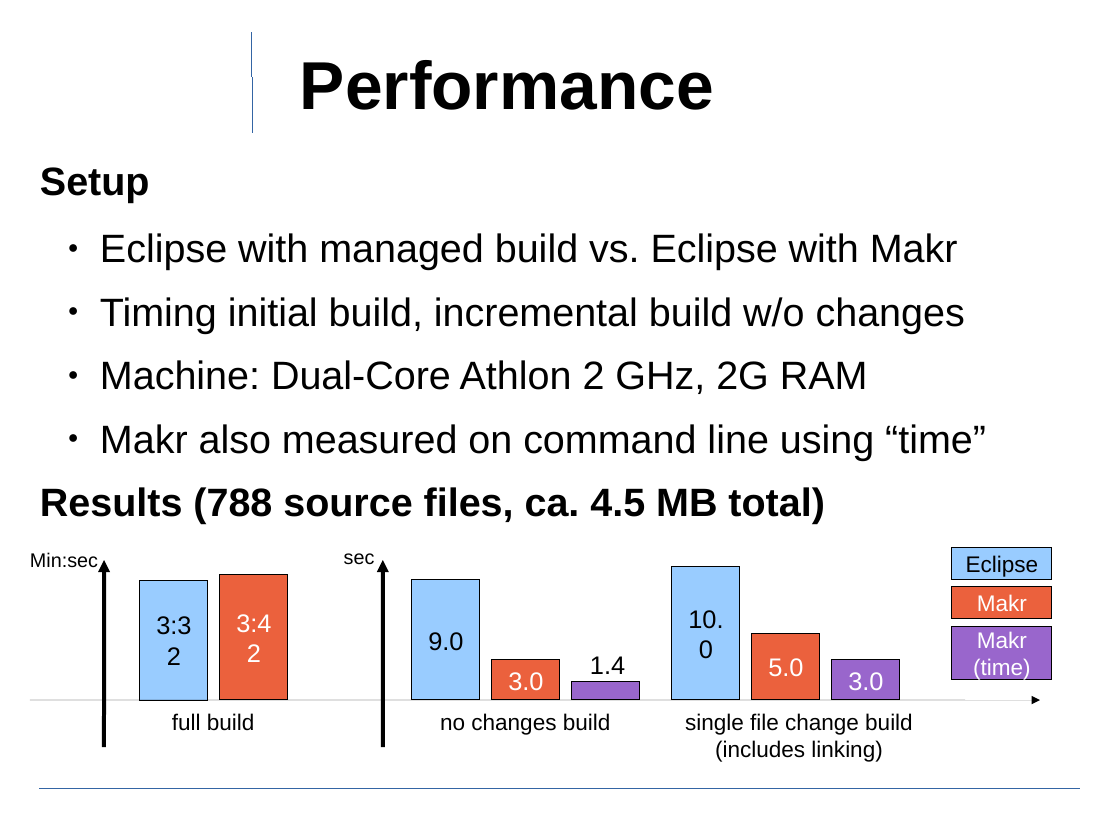
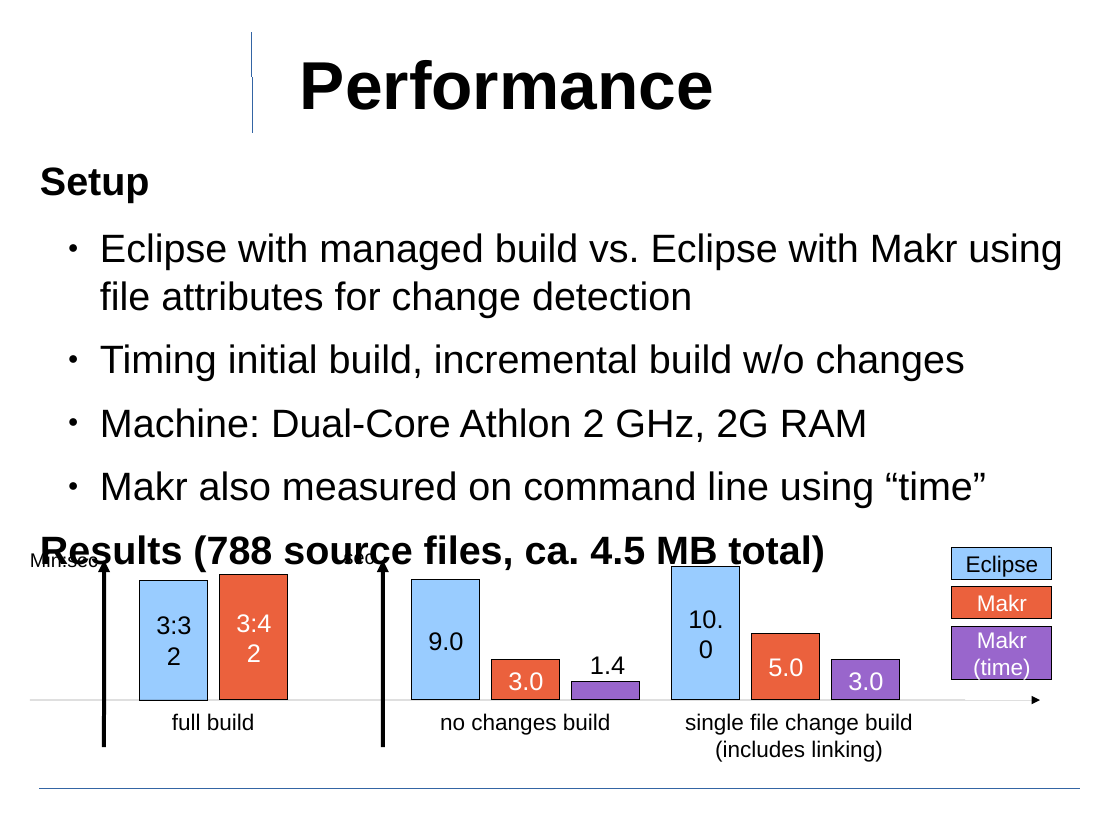
Before and after one commit to ewuenf/Makr, a slide deck: slide 24 of doc/concepts/Makr_Concepts.01.odp. Drawn at 1120x840 pixels with LibreOffice and Linux fonts; fonts in the diff are those of the drawing; background and template pictures are left out. Boxes give left, top, right and bottom in pixels: in the first picture for what was removed or moved away, otherwise in the second. Text is boxed around its words. In the diff, an @@ line names an element or a change of style, - is before the commit and + after.

```diff
--- a/doc/concepts/Makr_Concepts.01.odp
+++ b/doc/concepts/Makr_Concepts.01.odp
@@ text at (100,233,1062,318): text changed @@
-  ● Eclipse with managed build vs. Eclipse with Makr
+  ● Eclipse with managed build vs. Eclipse with Makr using file attributes for change detection
```
Also in this commit, not shown: 6 other slides changed, 1 slide added.
